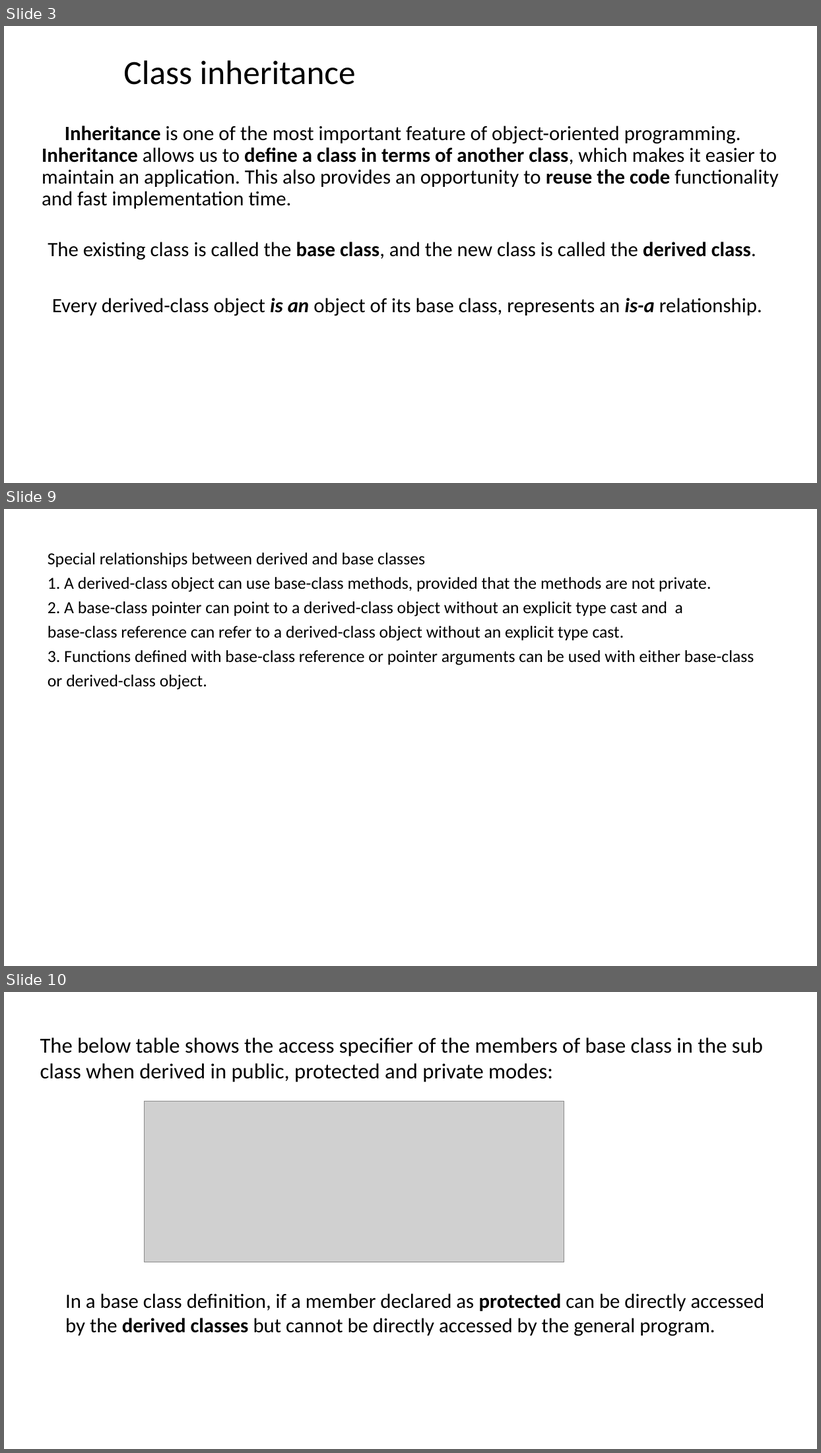
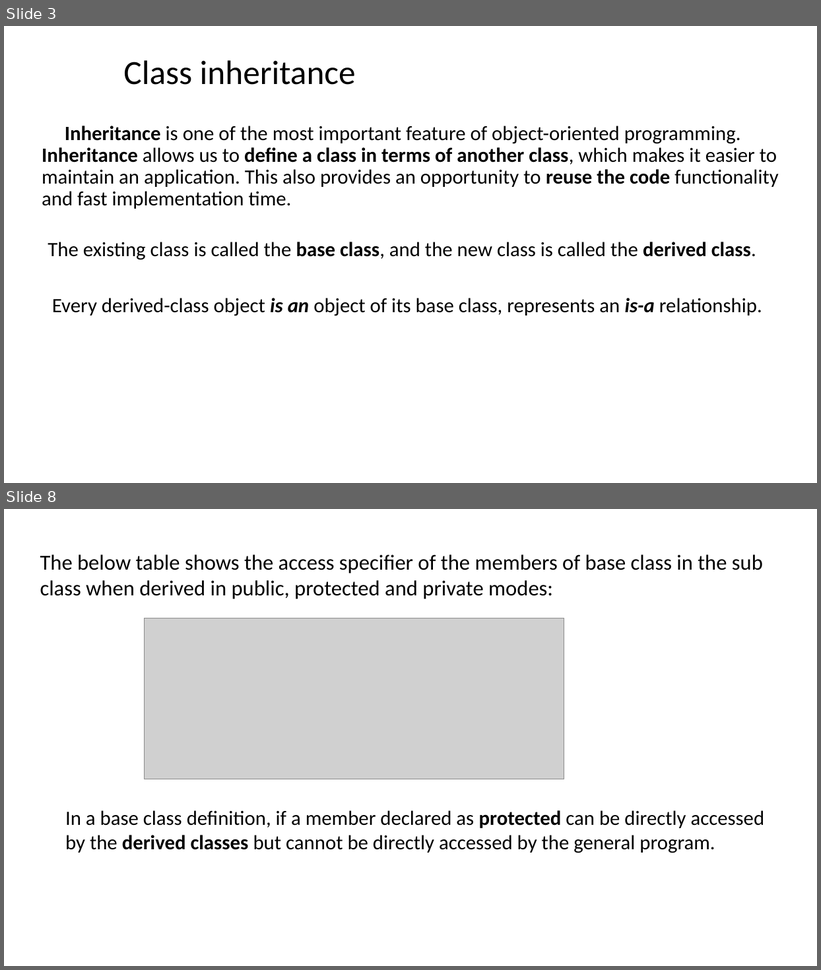
Before and after one commit to ShiqiYu/CPP, a slide deck: week12/Lab12.pptx. Shown one above the other, each under a label of ours: slides 3, 9 and 10 before the commit, slides 3 and 8 after it; the slides between them are not shown. The pictures are 821x1453 and 821x970 pixels, drawn with LibreOffice and Linux fonts; fonts in the diff are those of the drawing; grey boxes stand for pictures; background and template pictures are left out. Boxes give left, top, right and bottom in pixels: in the first picture for what was removed or moved away, otherwise in the second. Text is boxed around its words. In the diff, an @@ line names an element or a change of style, - is before the commit and + after.

```diff
--- a/week12/Lab12.pptx
+++ b/week12/Lab12.pptx
@@ slide 9 removed at [4,509,817,966], background #FFFFFF @@
@@ text removed at [48,553,754,690] @@
-Special relationships between derived and base classes
-1. A derived-class object can use base-class methods, provided that the methods are not private.
-2. A base-class pointer can point to a derived-class object without an explicit type cast and a
-base-class reference can refer to a derived-class object without an explicit type cast.
-3. Functions defined with base-class reference or pointer arguments can be used with either base-class
-or derived-class object.
@@ what was slide 10 is now slide 8 @@
```
Also in this commit, not shown: 7 slides changed, 3 slides added, 5 other slides removed.
